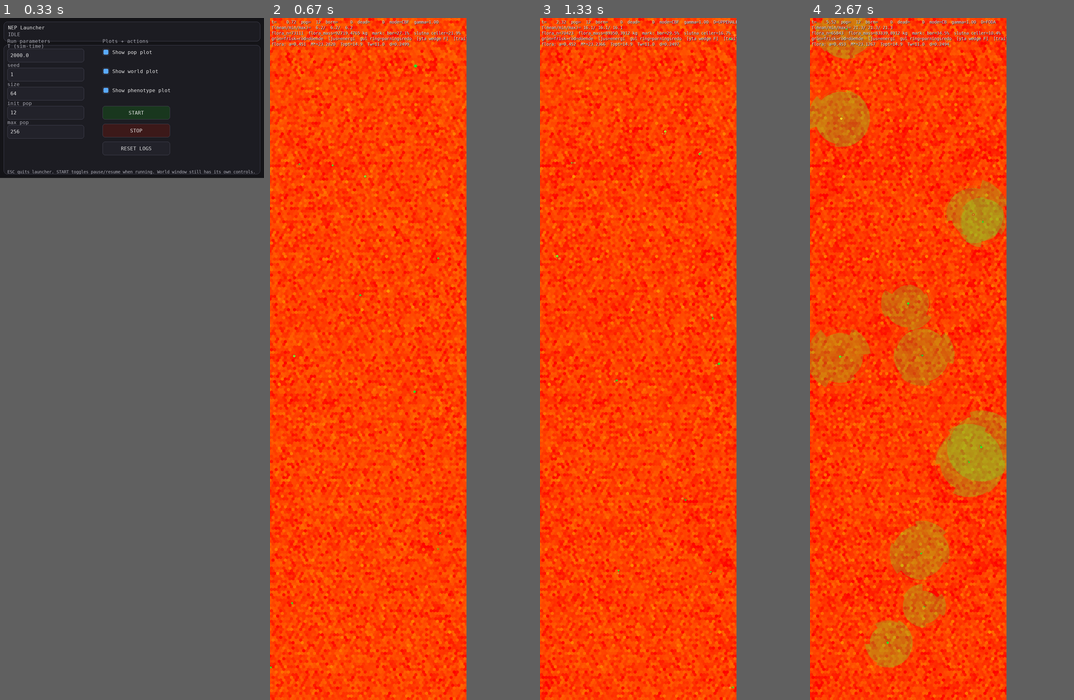
Above: before the commit, frames 1-4 (left to right).
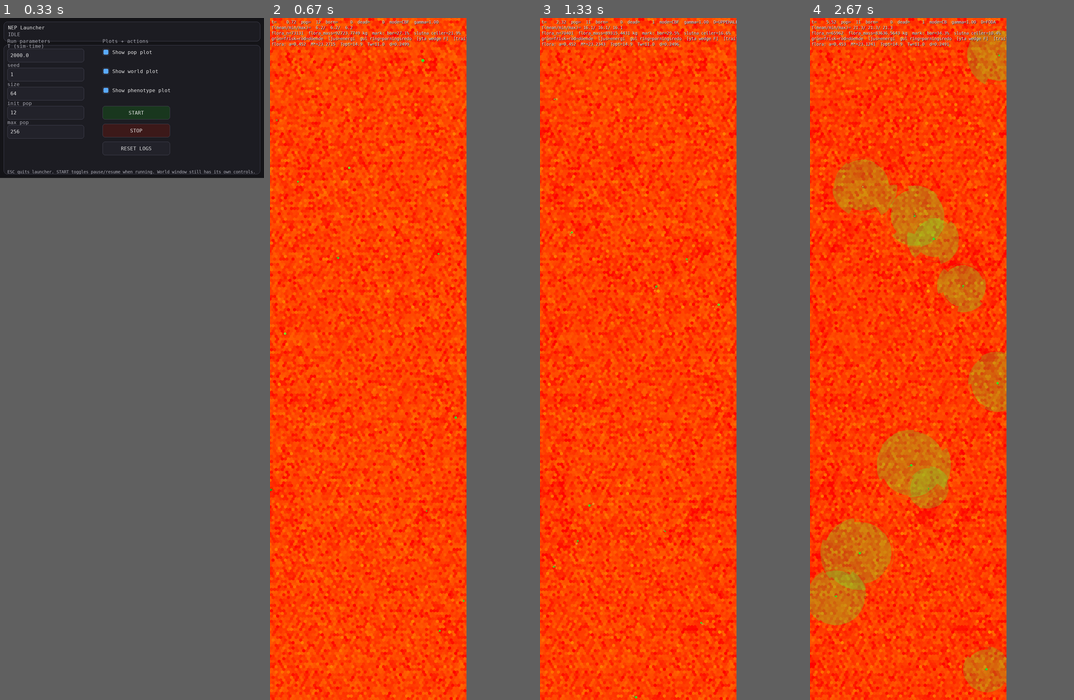
Above: after the commit, the same moments.

Repository: JoakimStorck/nep-process
Game: pygame game, started from nep_gui_launcher.py
The game is run twice, just before and just after one commit, with the same random seed, the same clock (stepped at 60 frames per second) and the same inputs.
Inputs (mouse positions are in pixels of both pictures, inside the frame that each line leads up to):
- Up to frame 1 (0.33 s): no input
- Up to frame 2 (0.67 s): click "START" at 0.38 s
- Up to frame 3 (1.33 s): hold D 0.67-1.13 s; move the mouse to (685, 461) at 0.7 s; hold W from 1.17 s (still down); move the mouse to (566, 372) at 1.2 s; tap Space at 1.23 s
- Up to frame 4 (2.67 s): release W at 1.47 s; hold D 1.5-1.97 s; move the mouse to (960, 365) at 1.53 s; tap Space at 1.57, 1.87, 2.07, 2.37, 2.63 s; hold A 2-2.53 s; move the mouse to (981, 536) at 2.03 s; tap 1 at 2.15 s; hold A from 2.57 s (still down); move the mouse to (894, 536) at 2.6 s

Frame 1 is identical in both runs. In frame 2, 1.1% of the frame differs, in the area x 0-75%, y 0-97%; in frame 3, 4.6%; in frame 4, 33%, in the area x 0-75%, y 0-100%.

Commit message:
0174: rörelsen kostar transport, inte dragdissipation
`E_move` var `dt · F_prop · v / η`, alltså den effekt kraftbalansen dissiperar.
Det är rätt mekanik för en kropp i en vätska vid terminalfart och fel fysiologi
för ett djur som går: ett gående djurs kostnad domineras av inre arbete —
extremiteternas acceleration, muskelaktivering, markreaktion — och är i god
approximation proportionell mot massa gånger sträcka, nästan oberoende av farten.

Formen hade fel tecken för allt som hindrar rörelse. Höjt motstånd sänker farten
och därmed energin. Uppmätt vid full drivkraft:

    fall               gammal J     ny J
    platt, torrt        454 764     10 765
    uppför (r = 1)      206 185     26 580     gammal: 55 % billigare än platt
    vadande (w = 0,5)   134 057     42 372     gammal: 71 % billigare än platt

Vadandet hade fått en lapp för detta — ett additivt tillägg med kommentaren "den
metabola kostnaden för rörelse sätts av muskelarbetet, inte av sträckan man
faktiskt tillryggalägger", alltså exakt den här principen tillämpad på symptomet.
Lutningen hade samma fel och fick aldrig någon lapp: att gå uppför var billigare
än att gå på platt mark, och terrängens riktning för faunan pekade åt fel håll
sedan den infördes.

Formen är nu Taylor, Heglund och Maloiy (1982):

    E = COT(M) · M · sträcka       COT = 10,7 · M^(-0,316)  J per kg och meter

och motståndet höjer COT i stället för att sänka farten. Kraftbalansen är orörd
och sätter fortfarande farten, så fartskala, water_drag_gain och
lutningstermerna fungerar som förut för rörelsen — de har bara slutat bestämma
energin.

Sträckan är bansträckan: födosökets vandring plus den riktade färden, samma
storhet som betesytan läser sedan 0172. Bägge skalar därmed med dt på samma sätt.

Talen är metabola och inte mekaniska, så de divideras inte med en verkningsgrad
en gång till. `locomotion_eff` och `wade_cost` har inga läsare kvar och är
borttagna.

Uppmätt föll E_move från 34 450 till 20 380 J per agenttick, alltså från 10,9 till
6,5 procent av underhållet — inom det spann en aktivt födosökande organism lägger
på rörelse. Fem meters gång för en tvåkilos kropp kostade 34 450 J där fysiken
säger omkring 60; nu betalas 873 meter.

Beståndet i liten6, 400 tick, tre frön: 34, 37, 41 mot 0172:s 37, 42, 37, med
massa per individ 1,28, 1,24, 1,30 mot 1,17, 1,17, 1,37. Neutralt inom brus, och
det var inte poängen: E_move låg i facket fel form, rätt storlek, och patchen
rättar formen utan att flytta storleken nämnvärt.

Diff:
--- a/agent.py
+++ b/agent.py
@@ -19,6 +19,7 @@
     nutrient_content,
     direction_tau,
     body_depth,
+    LENGTH_UNIT_M,
     NUTRIENT_PER_KG_LABILE,
 )
 
@@ -270,10 +271,57 @@
     # ------------------------
     # Locomotion mechanics
     # ------------------------
+    # Kraftbalansen sätter **farten**. Efter 0174 sätter den inte längre
+    # energin; se `cot_k`.
     F0: float = 5.0e4
     force_mass_exp: float = 2.0 / 3.0
     drag_lin: float = 220.0
     drag_quad: float = 1.2
+
+    # --- Rörelsens energikostnad ------------------------------------------
+    #
+    # **Transportkostnad, inte dragdissipation.**
+    #
+    # `E_move` var `dt · F_prop · v / η`, alltså den effekt kraftbalansen
+    # dissiperar. Det är rätt mekanik för en kropp som rör sig genom en vätska
+    # vid terminalfart och fel fysiologi för ett djur som går. Ett gående djurs
+    # kostnad domineras av inre arbete — extremiteternas acceleration,
+    # muskelaktivering, markreaktion — inte av luftmotstånd, och den är därför
+    # i god approximation **proportionell mot massa gånger sträcka** och nästan
+    # oberoende av farten.
+    #
+    # Formen hade dessutom fel tecken för allt som hindrar rörelse. Höjt
+    # motstånd sänker farten och därmed energin: att vada blev **billigare** än
+    # att gå. Vadandet fick därför ett eget additivt tillägg med kommentaren
+    # *"den metabola kostnaden för rörelse sätts av muskelarbetet, inte av
+    # sträckan man faktiskt tillryggalägger"* — vilket är precis den här
+    # principen, men bara tillämpad på symptomet. **Lutningen hade samma fel och
+    # fick aldrig något tillägg: att gå uppför var billigare än att gå på
+    # platt mark**, eftersom `climb_gain` höjer draget och sänker farten.
+    #
+    # Här är formen i stället Taylor, Heglund och Maloiy (1982):
+    #
+    #     E = COT(M) · M · sträcka          COT = cot_k · M^(-0.316)  J/(kg·m)
+    #
+    # och motståndet **höjer COT** i stället för att sänka farten. Kraftbalansen
+    # är orörd och sätter fortfarande farten, så `fartskala`, `water_drag_gain`
+    # och lutningstermerna fungerar som förut för rörelsen — de har bara slutat
+    # bestämma energin.
+    #
+    # Sträckan är **bansträckan** och inte förflyttningen: födosökets vandring
+    # plus den riktade färden. Samma storhet som betesytan läser i 0172, och
+    # därmed skalar bägge med `dt` på samma sätt.
+    #
+    # Uppmätt gav den gamla formen 34 450 J per agenttick, alltså 10,9 % av
+    # underhållet, för en förflyttning på fem meter. Den nya ger 10,6 kJ, alltså
+    # 3,4 % — och för en bansträcka på 873 meter. Fem meters gång för en
+    # tvåkilos kropp kostar omkring 60 J i verkligheten; modellen tog 34 450.
+    #
+    # Talen är metabola och inte mekaniska, så de ska **inte** divideras med
+    # `locomotion_eff` en gång till. Den konstanten och `wade_cost` har därmed
+    # inga läsare kvar och är borttagna.
+    cot_k: float = 10.7
+    cot_mass_exp: float = -0.316
 
     # --- Vattnet som medium --------------------------------------------------
     #
@@ -317,12 +365,6 @@
     # Uppmätt lutning på land vid 64x128: p10 0,018, median 0,041, p90 0,079,
     # max 0,43. `slope_ref` är satt vid p90, så medianterrängen ligger halvvägs
     # in i skalan och de brantaste sluttningarna mättar.
-    # Metabol kostnad för att röra sig i vatten, per enhet pådrag och
-    # nedsänkning, skalad med massa på samma sätt som dragkraften. Sätts i
-    # storleksordningen F0 = 5e4 så att vadande i full nedsänkning kostar
-    # jämförbart med att springa i full fart på land.
-    wade_cost: float = 3.0e4
-
     # Passiv drift. `drift_gain` är en **dimensionslös** skala på den tidsbudget
     # en flytande kropp har för att följa strömmen: 1,0 är fysisk, 0 stänger av.
     #
@@ -341,7 +383,6 @@
     climb_gain: float = 1.5
     descend_gain: float = 0.5
     slope_ref: float = 0.08
-    locomotion_eff: float = 0.25
 
     # ------------------------
     # Starvation / weakness dynamics
@@ -1392,7 +1433,6 @@
         _h_base       = float(AP.death_h_base)
         _h_age        = float(AP.death_h_age)
         _h_D          = float(AP.death_h_D)
-        _loco_eff     = float(AP.locomotion_eff)
         _wear_a0      = float(AP.wear_a0)
         _wear_aE      = float(AP.wear_aE)
         _wear_aD      = float(AP.wear_aD)
@@ -3597,6 +3637,7 @@
         # Ett djur som följer en dalgång rör sig billigare än ett som korsar
         # den, utan att någon korridor kodas.
         s_along = self._slope_along_heading()
+        smult_cot = 1.0
         if s_along != 0.0:
             sref = max(1e-9, float(self.AP.slope_ref))
             r = s_along / sref
@@ -3610,6 +3651,7 @@
                 smult = 1.0 + float(self.AP.descend_gain) * r
             if smult < 0.1:
                 smult = 0.1
+            smult_cot = smult
             c1 *= smult
             c2 *= smult
 
@@ -3625,25 +3667,25 @@
         # Vid kraftbalans är den mekaniska effekten exakt dragkraftens
         # dissipation. Uttrycket är oförändrat men beror inte längre på
         # föregående ticks numeriska transient.
-        eta = clamp(float(self.AP.locomotion_eff), 1e-6, 1.0)
-        E_move = (dt * max(0.0, F_prop * speed)) / eta
-
-        # Vadandet kostar, och det måste läggas till uttryckligen.
+        # **Transportkostnad, inte dragdissipation.** Se `AgentParams.cot_k`.
         #
-        # `E_move` är dragkraftens dissipation vid kraftbalans, alltså
-        # proportionell mot den *uppnådda* farten. Höjt drag sänker farten och
-        # därmed energin: ett landdjur som vadade brände mindre per tick än ett
-        # som sprang. Vatten var en fälla, inte en fara — djuret kom ingenstans
-        # men led inte medan det stod där.
+        # Kraftbalansen ovan har satt farten och är färdig. Energin räknas i
+        # stället som massa gånger sträcka gånger en massberoende
+        # transportkostnad, och motståndet **höjer kostnaden** i stället för att
+        # sänka farten. Det ger vadandet och klättrandet rätt tecken utan
+        # additiva tillägg: den gamla formen gjorde båda billigare än att gå på
+        # platt torr mark, och bara vadandet hade fått en lapp.
         #
-        # Det är fysiologiskt bakvänt. Den metabola kostnaden för rörelse sätts
-        # av muskelarbetet, inte av sträckan man faktiskt tillryggalägger, och
-        # att vada är ansträngande just därför att arbetet inte omsätts i
-        # förflyttning. Tillägget är därför proportionellt mot pådraget och mot
-        # hur illa kroppen möter vattnet, oberoende av vad farten blev.
-        if w_fac > 0.0 and u > 0.0:
-            E_move += (dt * float(self.AP.wade_cost) * u * w_fac
-                       * (M_pre ** float(self.AP.force_mass_exp))) / eta
+        # Sträckan är bansträckan — födosökets vandring plus den riktade färden
+        # — och inte nettoförflyttningen. Samma storhet som betesytan läser.
+        cot = float(self.AP.cot_k) * (M_pre ** float(self.AP.cot_mass_exp))
+        stracka_lu = float(self.AP.forage_path_rate) * dt + dt * max(0.0, speed)
+        motstand = 1.0
+        if w_fac > 0.0:
+            motstand *= 1.0 + float(self.AP.water_drag_gain) * w_fac
+        if s_along != 0.0:
+            motstand *= max(0.1, smult_cot)
+        E_move = cot * M_pre * stracka_lu * LENGTH_UNIT_M * motstand
 
         # --- 2. riktning: omedelbar, plus persistent brus ---------------------
         #
--- a/population.py
+++ b/population.py
@@ -3195,8 +3195,8 @@
         vatten = np.asarray(world.water, dtype=np.float64)
         depth = vatten[cells]
         # **Grinden är flytkraft, inte väta.** Under kroppens eget djup står
-        # djuret på botten och vadar, vilket `wade_cost` prissätter, och
-        # strömmen har inget att bära. Se 7023.
+        # djuret på botten och vadar, vilket transportkostnadens vattenterm
+        # prissätter, och strömmen har inget att bära. Se 7023 och 0174.
         kroppsdjup = np.fromiter((a._body_depth() for a in alive),
                                  dtype=np.float64, count=len(alive))
         wet = depth > kroppsdjup
Not shown, changed: TODO.md
